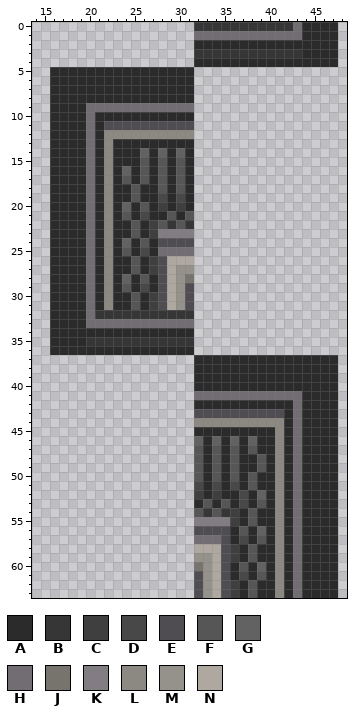
Two states of a pixel-art sprite, Resources/Textures/Structures/Walls/solid.rsi/reinf_over5.png. This is how it looked before the edit.
The file is 64x64 pixels. Colours within 5 levels of each other are drawn and written as one. Shown: x 14..48, y 0..63.
Palette (. is transparent): A #2c2b2b  B #363636  C #3f3f3f  D #494848  E #504d52  F #565656  G #626262  H #726d73  J #77736d  K #817d82  L #8c8882  M #95918b  N #aea8a1
Pixels before, first column x 16:
 0 ................BBBBBBBBBBBHAAAA
 1 ................HHHHHHHHHHHHAAAA
 2 ................AAAAAAAAAAAAAAAA
 3 ................BBBBBBBBBBBBAAAA
 4 ................AAAAAAAAAAAAAAAA
 5 AAAAAAAAAAAAAAAA................
 6 AAAAAAAAAAAAAAAA................
 7 AAAAAAAAAAAAAAAA................
 8 AAAAAAAAAAAAAAAA................
 9 AAAAHHHHHHHHHHHH................
10 AAAAHAAAAAAAAAAA................
11 AAAAHAEEEEEEEEEE................
12 AAAAHALLLLLLLLLL................
13 AAAAHALAAAAAAAAA................
14 AAAAHALAAAGAGAGA................
15 AAAAHALAAAFAFAFA................
16 AAAAHALAGAFAFAFA................
17 AAAAHALAFAFAFAFA................
18 AAAAHALAAFAAFAFA................
19 AAAAHALAAFAADADA................
20 AAAAHALAGAFACACA................
21 AAAAHALAFADAAFAF................
22 AAAAHALAAFACFBFB................
23 AAAAHALAAFACKKKK................
24 AAAAHALAGAFAEEEE................
25 AAAAHALAFADAHHHH................
26 AAAAHALAAFACENNN................
27 AAAAHALAAFACENMM................
28 AAAAHALAGAFAENMJ................
29 AAAAHALAFADAENME................
30 AAAAHALAAFACENME................
31 AAAAHALAAFACENME................
32 AAAAHBBBBBBBBBBB................
33 AAAAHHHHHHHHHHHH................
34 AAAAAAAAAAAAAAAA................
35 AAAABBBBBBBBBBBB................
36 AAAAAAAAAAAAAAAA................
37 ................AAAAAAAAAAAAAAAA
38 ................AAAAAAAAAAAAAAAA
39 ................AAAAAAAAAAAAAAAA
40 ................AAAAAAAAAAAAAAAA
41 ................HHHHHHHHHHHHAAAA
42 ................AAAAAAAAAAAHAAAA
43 ................EEEEEEEEEEAHAAAA
44 ................LLLLLLLLLLAHAAAA
45 ................AAAAAAAAALAHAAAA
46 ................GAGAGAGAALAHAAAA
47 ................FAFAFAFAALAHAAAA
48 ................FAFAFAAFALAHAAAA
49 ................FAFAFAAFALAHAAAA
50 ................FAFAFAFAALAHAAAA
51 ................DADADAFAALAHAAAA
52 ................CACAADAGALAHAAAA
53 ................AFAFADAFALAHAAAA
54 ................FBFBCAFAALAHAAAA
55 ................KKKKCAFAALAHAAAA
56 ................EEEEAFAGALAHAAAA
57 ................HHHEADAFALAHAAAA
58 ................NNNECAFAALAHAAAA
59 ................MMNECAFAALAHAAAA
60 ................JMNEAFAGALAHAAAA
61 ................EMNEADAFALAHAAAA
62 ................EMNECAFAALAHAAAA
63 ................EMNECAFAALAHAAAA
The result:
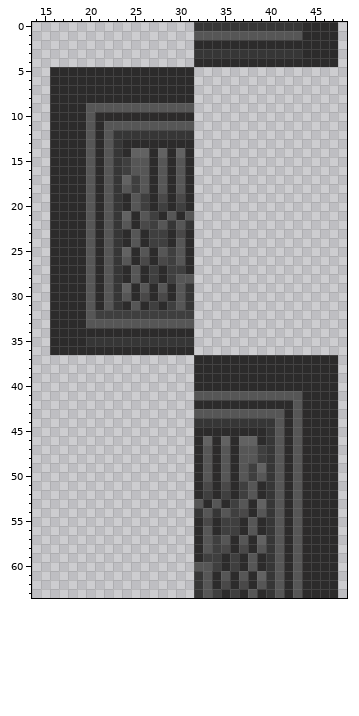
The edit:
Changed rows in their new state; - is an unchanged pixel.
first column x 32:
 0 -----------B
 1 FFFFFFFFFFFF
first column x 20:
 9 FFFFFFFFFFFF
10 F-----------
11 F-FFFFFFFFFF
12 F-FBBBBBBBBB
13 F-FB--------
14 F-FB-G------
15 F-FBCF------
16 F-FBCF------
17 F-FBGC------
18 F-FBFCF-----
19 F-FB--C-----
20 F-FBAFC-----
21 F-FBG-FC----
22 F-FBFAD-----
23 F-FB----CADA
24 F-FBAFACCAFA
25 F-FBG-F-FCFA
26 F-FBFADADCFA
27 F-FB----ACCA
28 F-FBAFACACFF
29 F-FBG-F-FAFB
30 F-FBFADADAFB
31 F-FB----ACFB
32 FCCCCCCCCCCC
33 FFFFFFFFFFFF
first column x 32:
41 FFFFFFFFFFFF
42 -----------F
43 FFFFFFFFFF-F
44 BBBBBBBBBF-F
45 --------BF-F
46 AGAGAG--BF-F
47 AFAFAF-CBF-F
48 AFAFAFFCBF-F
49 AFAFAFCGBF-F
50 AFAFAFCFBF-F
51 ADADAC--BF-F
52 ACAC-CFABF-F
53 FAFACF-GBF-F
54 BFBF-DAFBF-F
55 ADAC----BF-F
56 AFACCAFABF-F
57 AFCF-F-GBF-F
58 AFCDADAFBF-F
59 ACCA----BF-F
60 FFCACAFABF-F
61 BFAF-F-GBF-F
62 BFADADAFBF-F
63 BFCA----BF-F
Pixel boxes of the changes (left, top, right, bottom) in both pictures:
changed: (194, 22, 302, 40)
changed: (86, 103, 194, 328)
changed: (194, 391, 302, 598)
